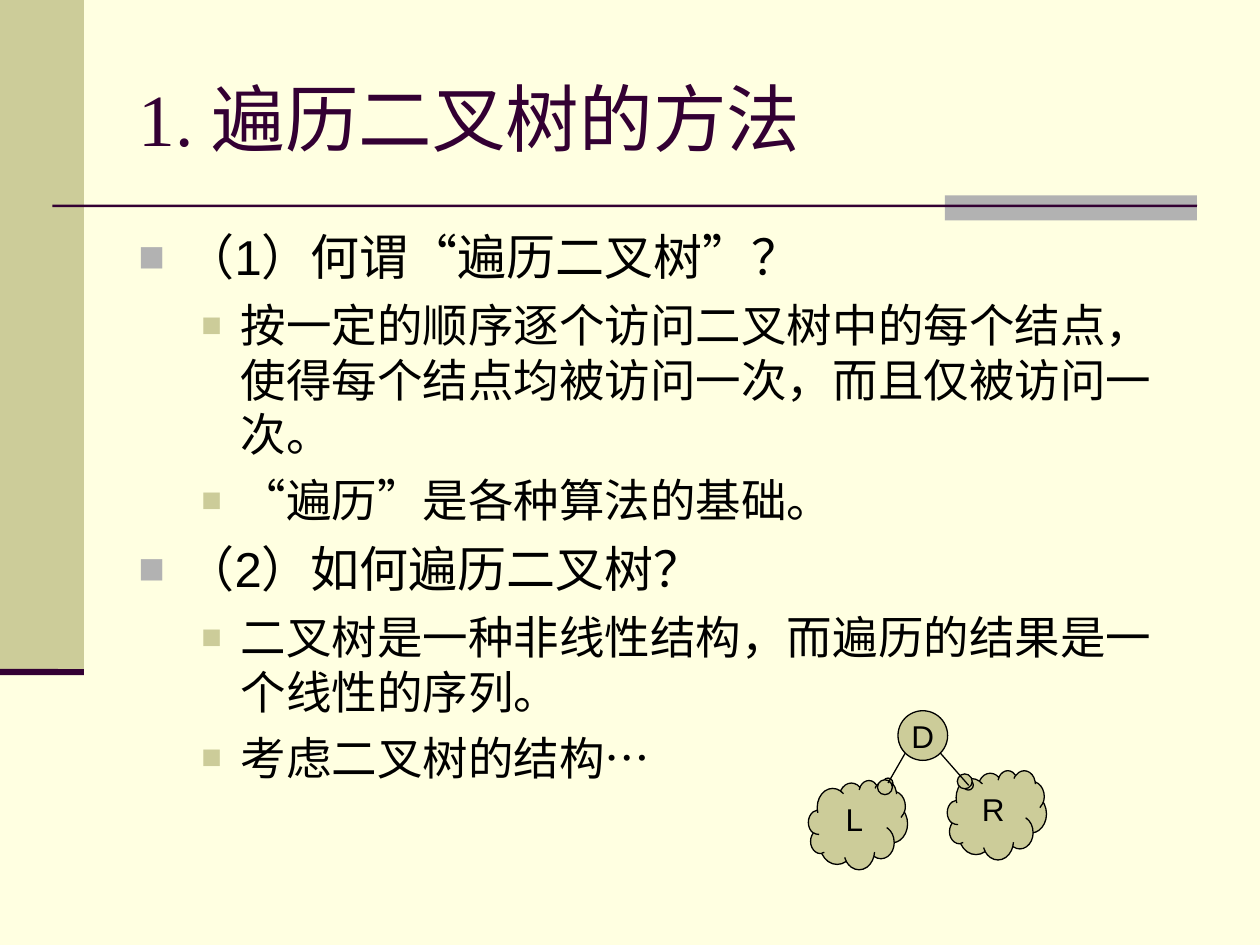
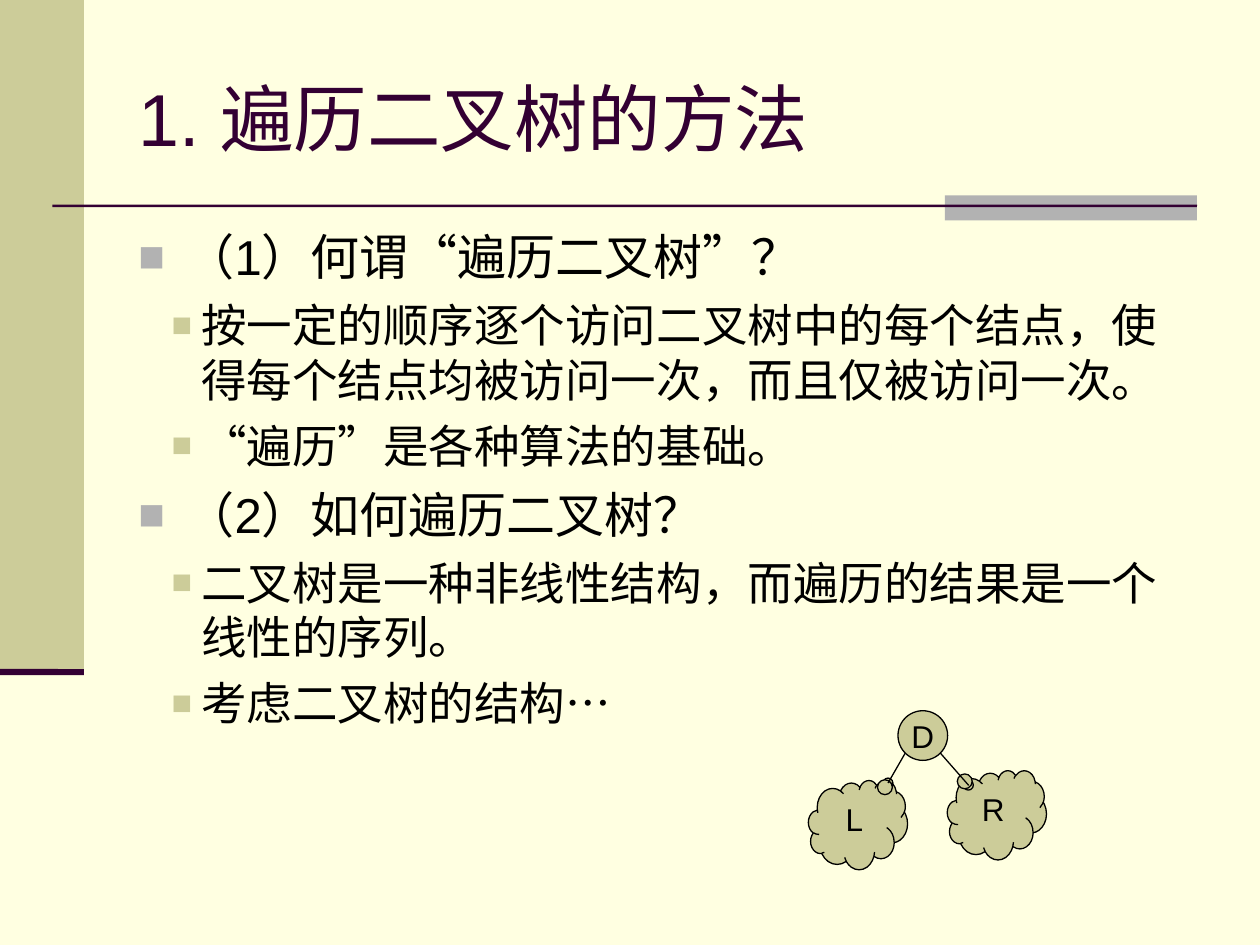
Before and after one commit to zhuangbo/ds-cpp, a slide deck: slide 3 of slides/PPT/ds6.3.ppt. Drawn at 1260x945 pixels with LibreOffice and Linux fonts; fonts in the diff are those of the drawing. Boxes give left, top, right and bottom in pixels: in the first picture for what was removed or moved away, otherwise in the second. Text is boxed around its words. In the diff, an @@ line names an element or a change of style, - is before the commit and + after.

```diff
--- a/slides/PPT/ds6.3.ppt
+++ b/slides/PPT/ds6.3.ppt
@@ title "1. 遍历二叉树的方法" at [138, 84, 808, 152]: font Times New Roman to Arial @@
@@ text at [201, 303, 1157, 724]: indent changed @@
```
Also in this commit, not shown: 35 other slides changed, 6 slides added.
